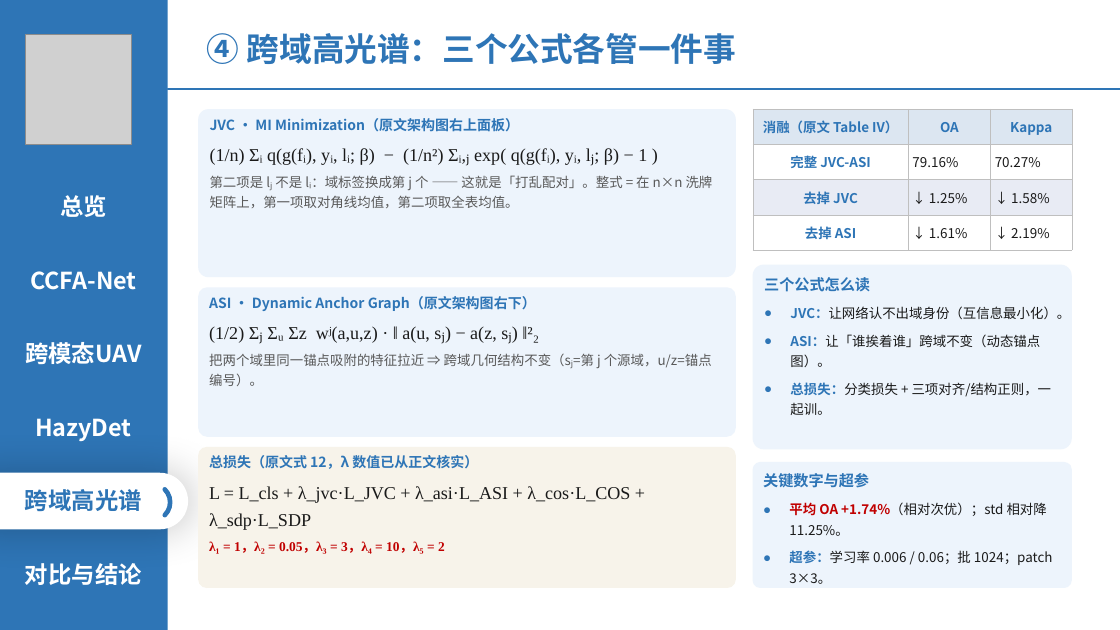
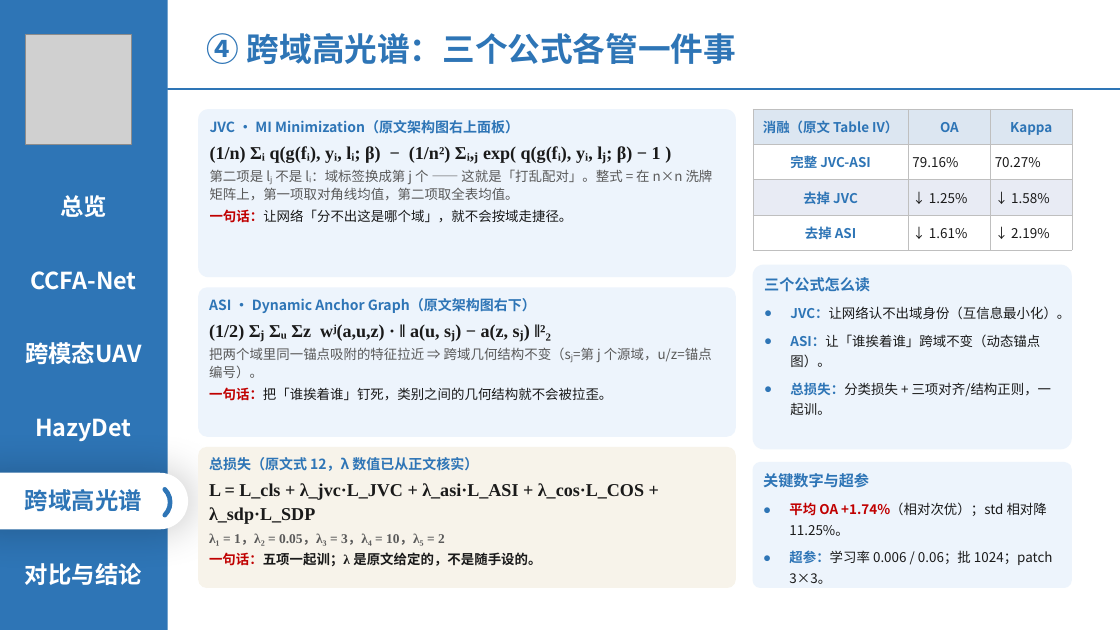
Before and after one commit to 139876/paper-notes, a slide deck: slide 15 of 论文精读/3-HazyDet精读/附件/四篇论文-组会汇报.pptx. Drawn at 1120x630 pixels with LibreOffice and Linux fonts; fonts in the diff are those of the drawing; grey boxes stand for pictures. Boxes give left, top, right and bottom in pixels: in the first picture for what was removed or moved away, otherwise in the second. Text is boxed around its words. In the diff, an @@ line names an element or a change of style, - is before the commit and + after.

```diff
--- a/论文精读/3-HazyDet精读/附件/四篇论文-组会汇报.pptx
+++ b/论文精读/3-HazyDet精读/附件/四篇论文-组会汇报.pptx
@@ text in rounded rectangle at [210,120,713,200]: bold on in "(1/n) Σᵢ q(g(fᵢ), yᵢ, lᵢ; β) − ..."; line spacing 1 to 1.12; more space between paragraphs; line spacing 1.28 to 1.12; less space between paragraphs; line spacing 1.24 to 1.12 @@
@@ text in rounded rectangle at [210,209,573,223]: paragraph added @@
+一句话：让网络「分不出这是哪个域」，就不会按域走捷径。
@@ text in rounded rectangle at [209,298,712,378]: bold on in "(1/2) Σⱼ Σᵤ Σz wʲ(a,u,z) · ‖ ..."; line spacing 1 to 1.12; more space between paragraphs; line spacing 1.28 to 1.12; less space between paragraphs; line spacing 1.24 to 1.12 @@
@@ text in rounded rectangle at [209,387,612,401]: paragraph added @@
+一句话：把「谁挨着谁」钉死，类别之间的几何结构就不会被拉歪。
@@ text in rounded rectangle at [209,483,644,546]: bold on in "L = L_cls + λ_jvc·L_JVC + λ_asi·L_ASI ..."; text colour #C00000 to #595959 in "λ₁ = 1，λ₂ = 0.05，λ₃ = 3，λ₄ ..."; line spacing 1 to 1.12; more space between paragraphs; line spacing 1.28 to 1.12; less space between paragraphs; line spacing 1.24 to 1.12 @@
@@ text in rounded rectangle at [209,552,541,566]: paragraph added @@
+一句话：五项一起训；λ 是原文给定的，不是随手设的。
```
Also in this commit, not shown: 7 other slides changed.
